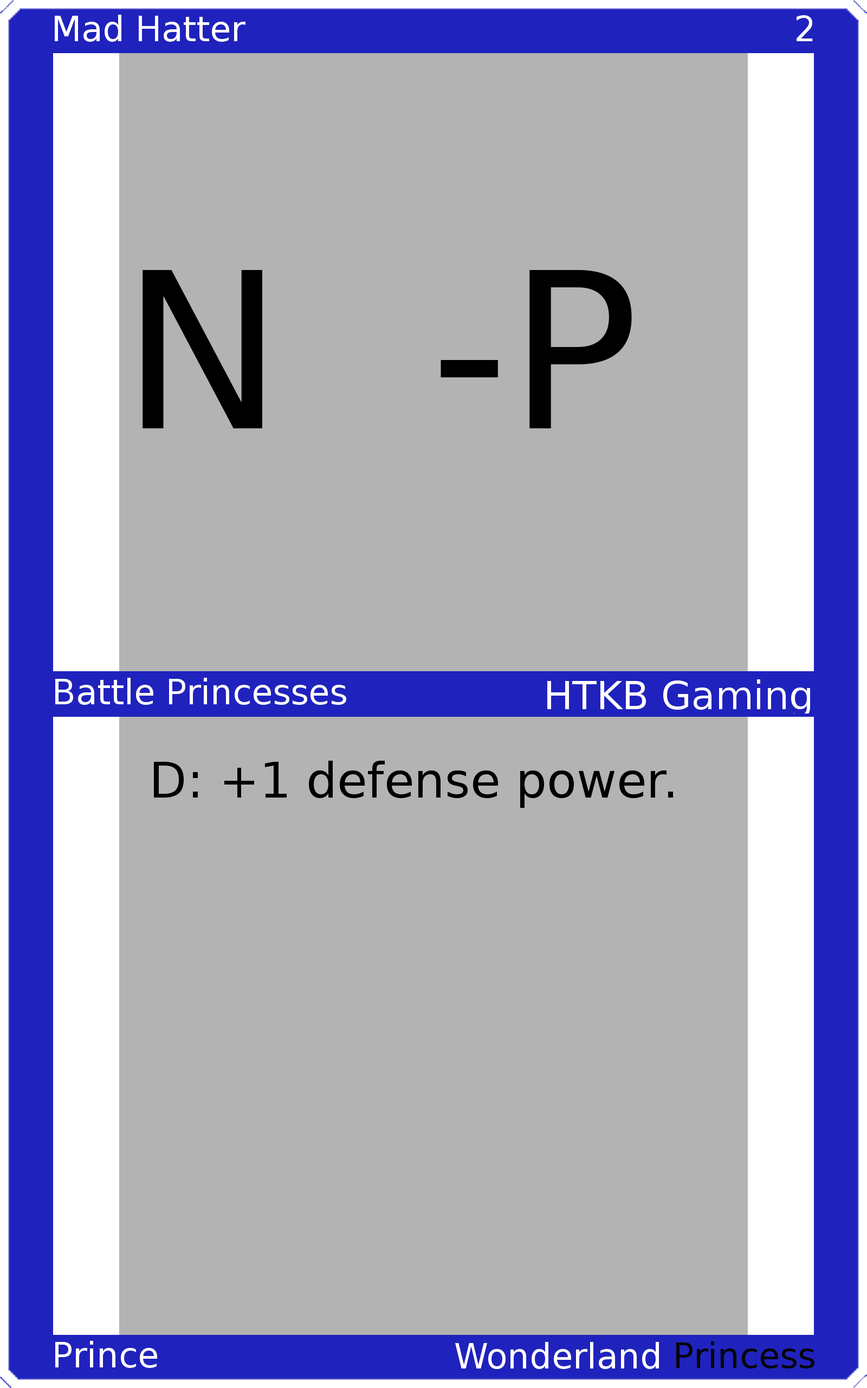
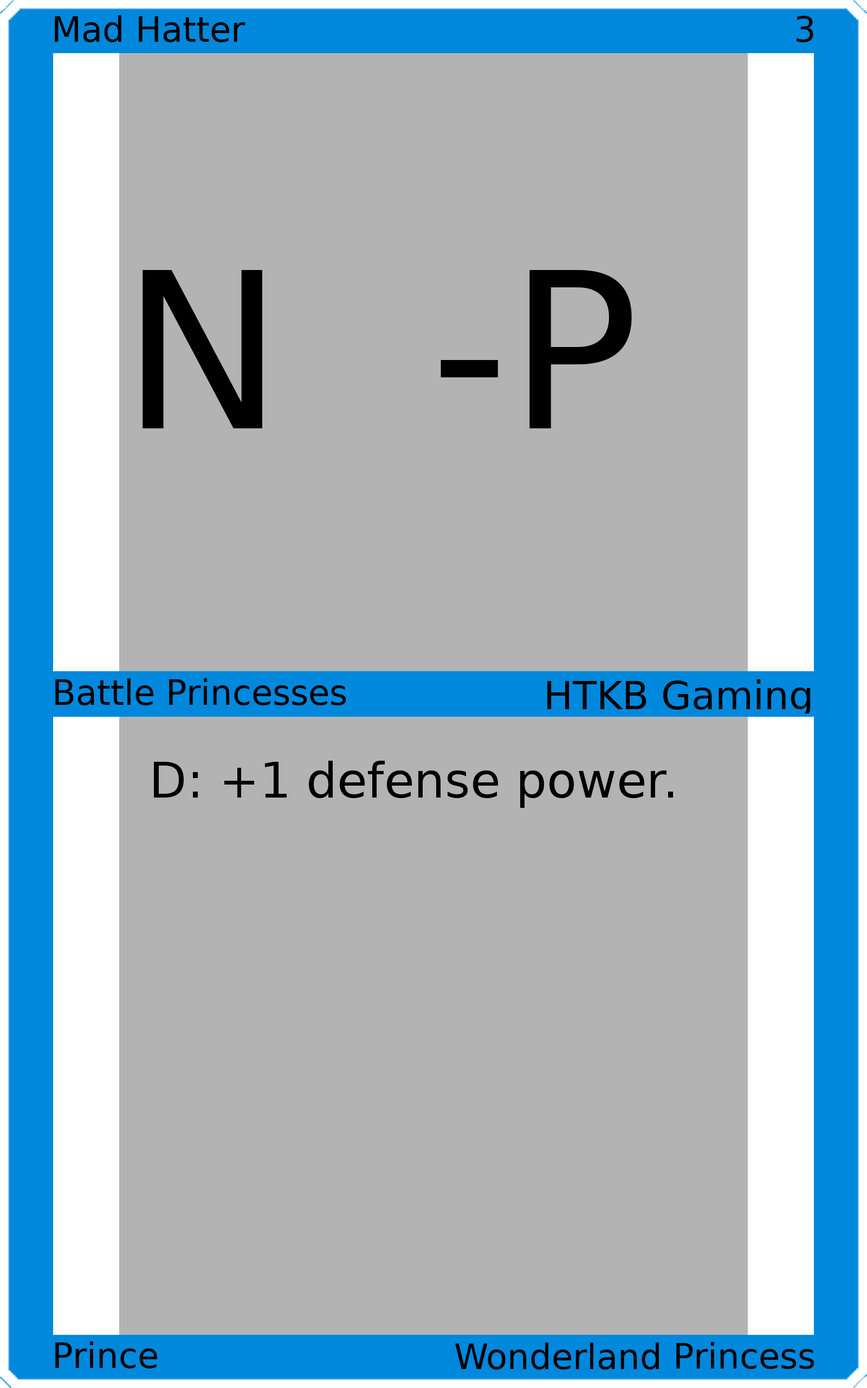
Before/after of a 867x1388 layered artwork. What changed in the layer stack:
painted on "Upper Left" over 54, 14, 246, 43
painted on "Upper Right" over 796, 15, 814, 43
painted on "Mid Left" over 55, 677, 347, 706
painted on "Mid Right" over 547, 679, 811, 714
painted on "Bottom Left" over 55, 1340, 158, 1369
painted on "Bottom Right" over 455, 1340, 815, 1370
painted on "Border" over 0, 0, 867, 1388
